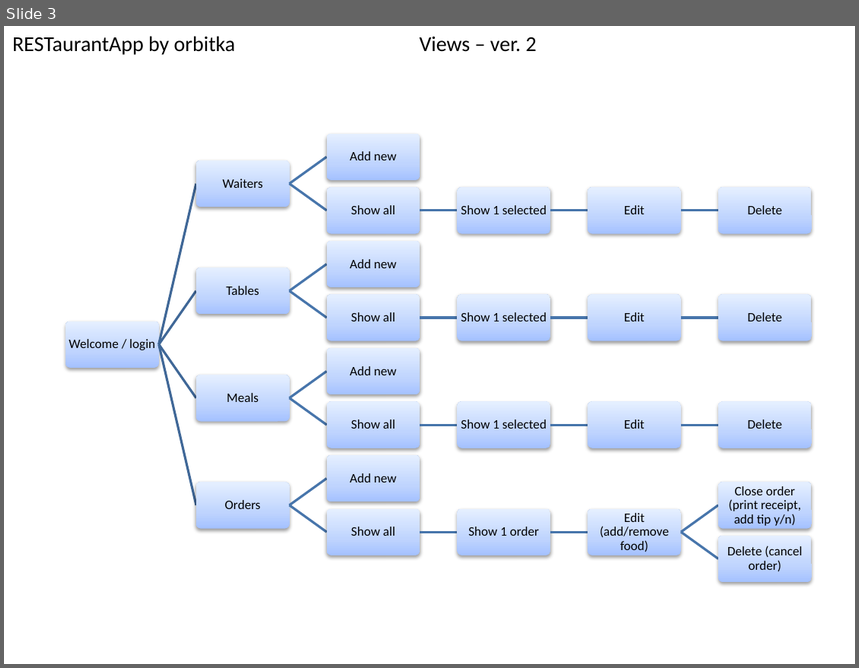
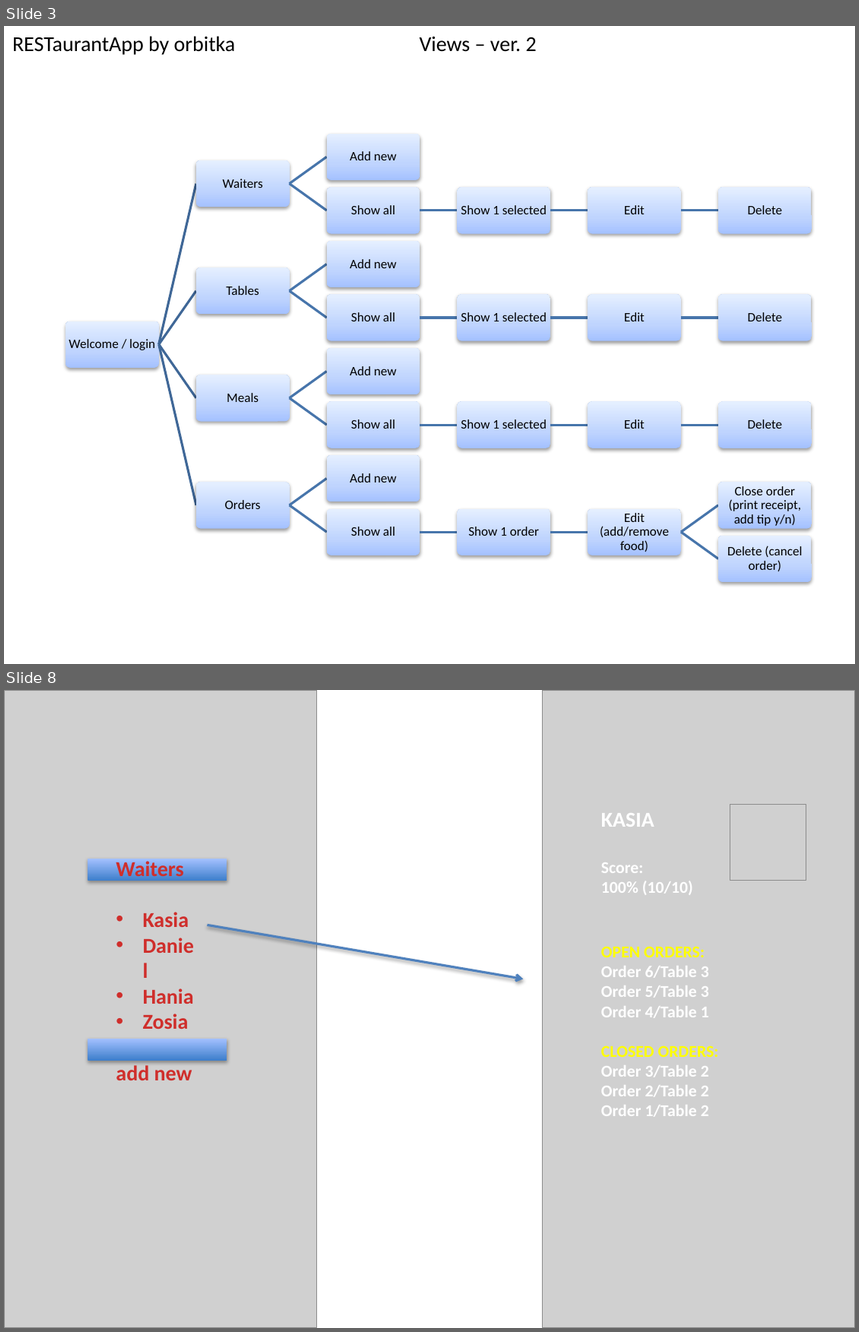
Before and after one commit to orbitka/RESTaurantApp, a slide deck: ERD+wireframes.pptx. Shown one above the other, each under a label of ours: slide 3 before the commit, slides 3 and 8 after it; the slides between them are not shown. The pictures are 859x668 and 859x1332 pixels, drawn with LibreOffice and Linux fonts; fonts in the diff are those of the drawing; grey boxes stand for pictures. Boxes give left, top, right and bottom in pixels: in the first picture for what was removed or moved away, otherwise in the second. Text is boxed around its words. In the diff, an @@ line names an element or a change of style, - is before the commit and + after.

```diff
--- a/ERD+wireframes.pptx
+++ b/ERD+wireframes.pptx
@@ slide 8 added at (4,690,855,1328), background #FFFFFF @@
@@ picture added at (4,690,316,1328) @@
@@ picture added at (543,690,855,1328) @@
@@ text added at (601,813,693,895), 14 pt, text #FFFFFF, bold @@
+KASIA
+Score:
+100% (10/10)
@@ picture added at (730,804,807,881) @@
@@ rectangle added at (88,859,227,881), fill gradient #3F80CE to #A4C4FF @@
@@ text added at (116,859,194,1081), 18 pt, text gradient #FC7C7A to #D02F2C to #C70500, bold @@
+Waiters
+• Kasia
+• Daniel
+• Hania
+• Zosia
+add new
@@ arrow added from (208, 925) to (523, 980), #4F81BD 2 pt @@
@@ text added at (601,946,719,1117), 14 pt, text #FFFFFF, bold @@
+OPEN ORDERS:
+Order 6/Table 3
+Order 5/Table 3
+Order 4/Table 1
+CLOSED ORDERS:
+Order 3/Table 2
+Order 2/Table 2
+Order 1/Table 2
@@ rectangle added at (88,1039,227,1061), fill gradient #3F80CE to #A4C4FF @@
```
Also in this commit, not shown: 7 other slides added, 8 other files.
